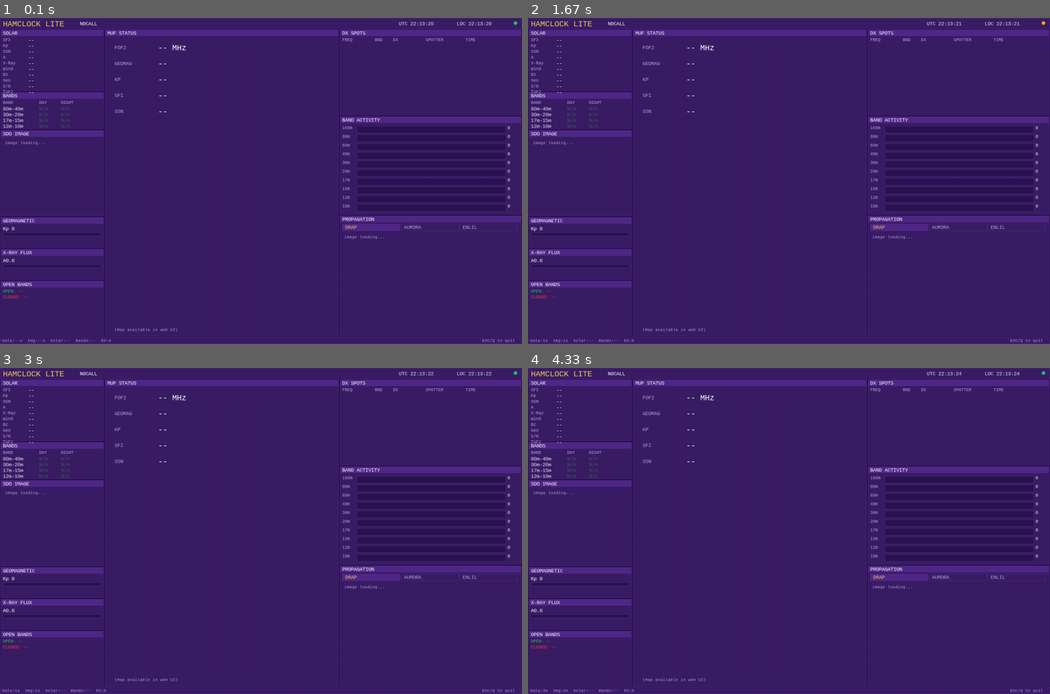
Above: before the commit, frames 1-4 (two rows, left to right).
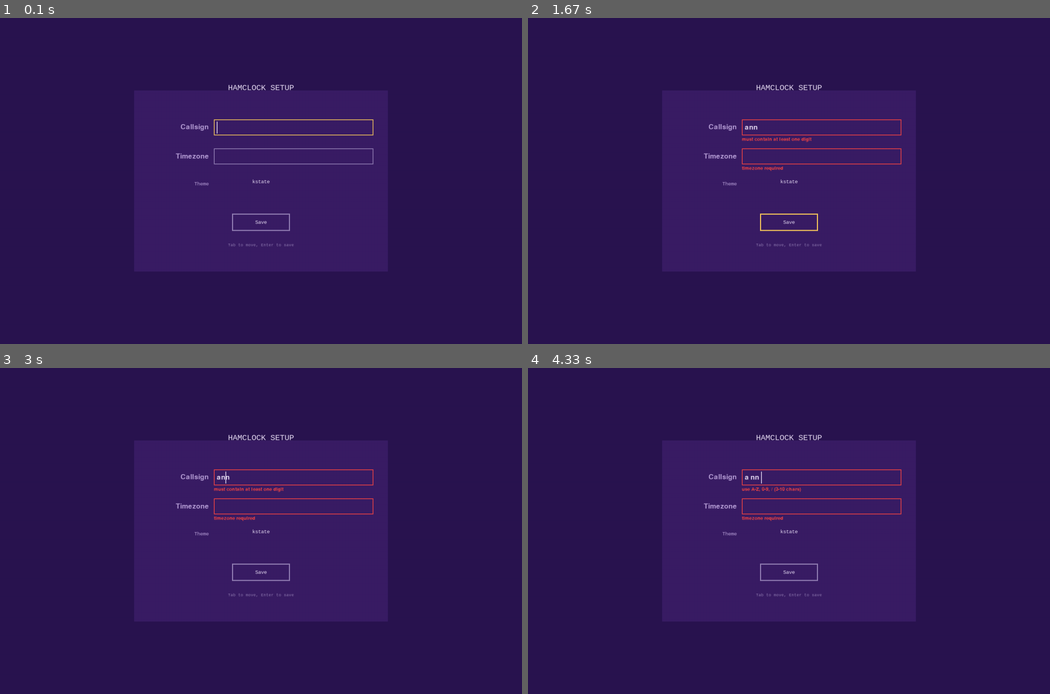
Above: after the commit, the same moments.

Repository: Atvriders/hamclock-pi1
Game: pygame game, started from hamclock_pygame.py
Two runs of this game, one before a commit and one after it. Both use one fixed random seed, a clock stepped at 60 frames per second and the inputs below.
Inputs:
- Up to frame 1 (0.1 s): no input
- Up to frame 2 (1.67 s): type "ann" at 0.33 s; tap Enter at 0.67, 1.43 s; hold Up 0.88-1.35 s
- Up to frame 3 (3 s): hold Down 1.77-2.07 s; hold Left 2.1-2.5 s; hold Up 2.53-2.9 s; hold Down from 2.93 s (still down)
- Up to frame 4 (4.33 s): release Down at 3.3 s; hold Left 3.33-3.8 s; hold Right 3.83-4.3 s; tap Space at 3.9, 4.2 s; tap End at 3.98 s

The runs differ from the first frame. In frame 1, 11% of the frame differs, in the area x 0-100%, y 0-100%; in frame 2, 11%; in frame 3, 11%; in frame 4, 11%.

Commit message:
feat(pi1): launch first-boot wizard from main() when settings absent

Diff:
--- a/hamclock_pygame.py
+++ b/hamclock_pygame.py
@@ -1144,7 +1144,10 @@
 
 
 def main(argv=None):
-    args = _parse_args(sys.argv[1:] if argv is None else argv)
+    # Use parse_known_args so stray runner args (e.g. pytest) don't kill us
+    # when a caller invokes main() directly without scrubbing sys.argv.
+    raw_argv = sys.argv[1:] if argv is None else argv
+    args, _unknown = _parse_args_known(raw_argv)
     injected_iter = None
     if args.inject_events:
         injected_iter = _inject_event_iter(
@@ -1170,9 +1173,51 @@
     pygame.display.set_caption('HamClock Lite')
 
     fonts = _make_fonts()
-    settings = load_settings()
-    theme = THEMES.get(settings['theme'], THEMES['kstate'])
-
+
+    # ---- Phase 4: first-boot wizard ----
+    settings = load_settings(SETTINGS_PATH)
+    need_wizard = not os.path.exists(SETTINGS_PATH)
+    if need_wizard:
+        # Wizard always renders in kstate (user hasn't picked yet).
+        wiz_theme = THEMES["kstate"] if "THEMES" in globals() else {
+            "bg": (42, 20, 80), "card": (58, 29, 101),
+            "fg": (232, 221, 245), "muted": (146, 126, 180),
+            "label": (184, 160, 216), "accent": (244, 197, 92),
+            "good": (34, 197, 94), "fair": (234, 179, 8),
+            "poor": (239, 68, 68),
+            "band_palette": [(0, 0, 0)] * 10,
+            "sdo_accent": (244, 197, 92),
+        }
+        settings = setup_screen(screen, fonts, wiz_theme)
+        try:
+            write_settings(settings, SETTINGS_PATH)
+        except OSError as e:
+            print("[main] could not persist settings: %s" % e,
+                  file=sys.stderr)
+
+    theme = THEMES.get(settings.get('theme', 'kstate'), THEMES['kstate'])
+
+    _run_render_loop(screen, fonts, theme, settings, injected_iter)
+
+
+def _parse_args_known(argv):
+    """parse_known_args wrapper around _parse_args' parser so that callers
+    invoking main() inside a host process (e.g. pytest) don't blow up on
+    arguments meant for the host."""
+    p = argparse.ArgumentParser(prog='hamclock_pygame')
+    p.add_argument('--inject-events', default=None,
+                   help='debug builds only: JSON event list to replay')
+    args, unknown = p.parse_known_args(argv)
+    if args.inject_events is not None and os.environ.get('HAMCLOCK_DEBUG') != '1':
+        p.error('--inject-events is debug builds only '
+                '(set HAMCLOCK_DEBUG=1 to enable)')
+    return args, unknown
+
+
+def _run_render_loop(screen, fonts, theme, settings, injected_iter=None):
+    """The dashboard render loop, factored out of main() so that the
+    Phase-4 first-boot wizard can run beforehand and tests can patch this
+    entry point to assert ordering without spinning up real rendering."""
     data = HamClockData()
     try:
         data.start_background(data_interval=60, image_interval=900)
--- a/tests/test_wizard.py
+++ b/tests/test_wizard.py
@@ -270,3 +270,38 @@
     content = ntp_path.read_text()
     assert "[Time]" in content
     assert "NTP=pool.ntp.org" in content
+
+
+def test_main_launches_wizard_when_settings_absent(tmp_path, monkeypatch):
+    """When SETTINGS_PATH points at a missing file, main() should call
+    setup_screen() once, persist the result, and only then enter the
+    render loop. The test patches setup_screen and the render loop to
+    assert ordering."""
+    import hamclock_pygame as hp
+
+    calls = []
+
+    def fake_setup(screen, fonts, theme):
+        calls.append("setup")
+        return {"callsign": "W1ABC", "timezone": "UTC",
+                "theme": "kstate", "ntp": ""}
+
+    def fake_render_loop(*a, **kw):
+        calls.append("render")
+        raise SystemExit(0)
+
+    settings_file = tmp_path / "settings.json"
+    monkeypatch.setattr(hp, "SETTINGS_PATH", str(settings_file))
+    monkeypatch.setattr(hp, "setup_screen", fake_setup)
+    monkeypatch.setattr(hp, "_run_render_loop", fake_render_loop,
+                        raising=False)
+    monkeypatch.setenv("SDL_VIDEODRIVER", "dummy")
+
+    with pytest.raises(SystemExit):
+        hp.main()
+
+    assert calls[0] == "setup"
+    assert "render" in calls
+    assert settings_file.exists()
+    data = _json.loads(settings_file.read_text())
+    assert data["callsign"] == "W1ABC"
